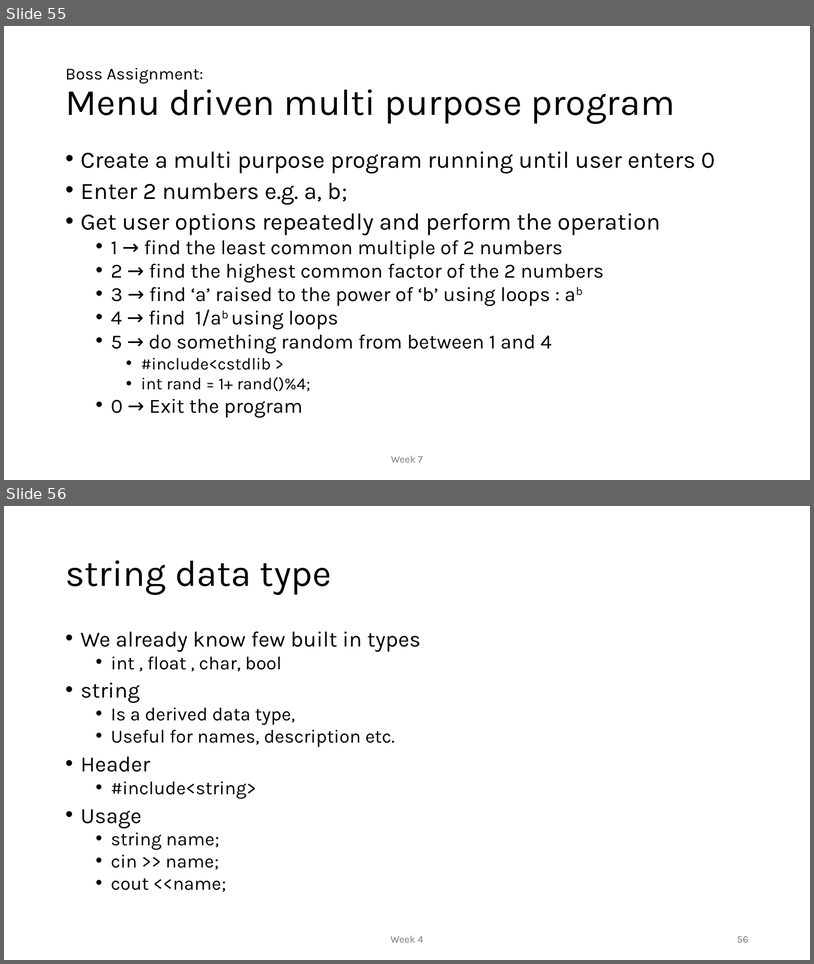
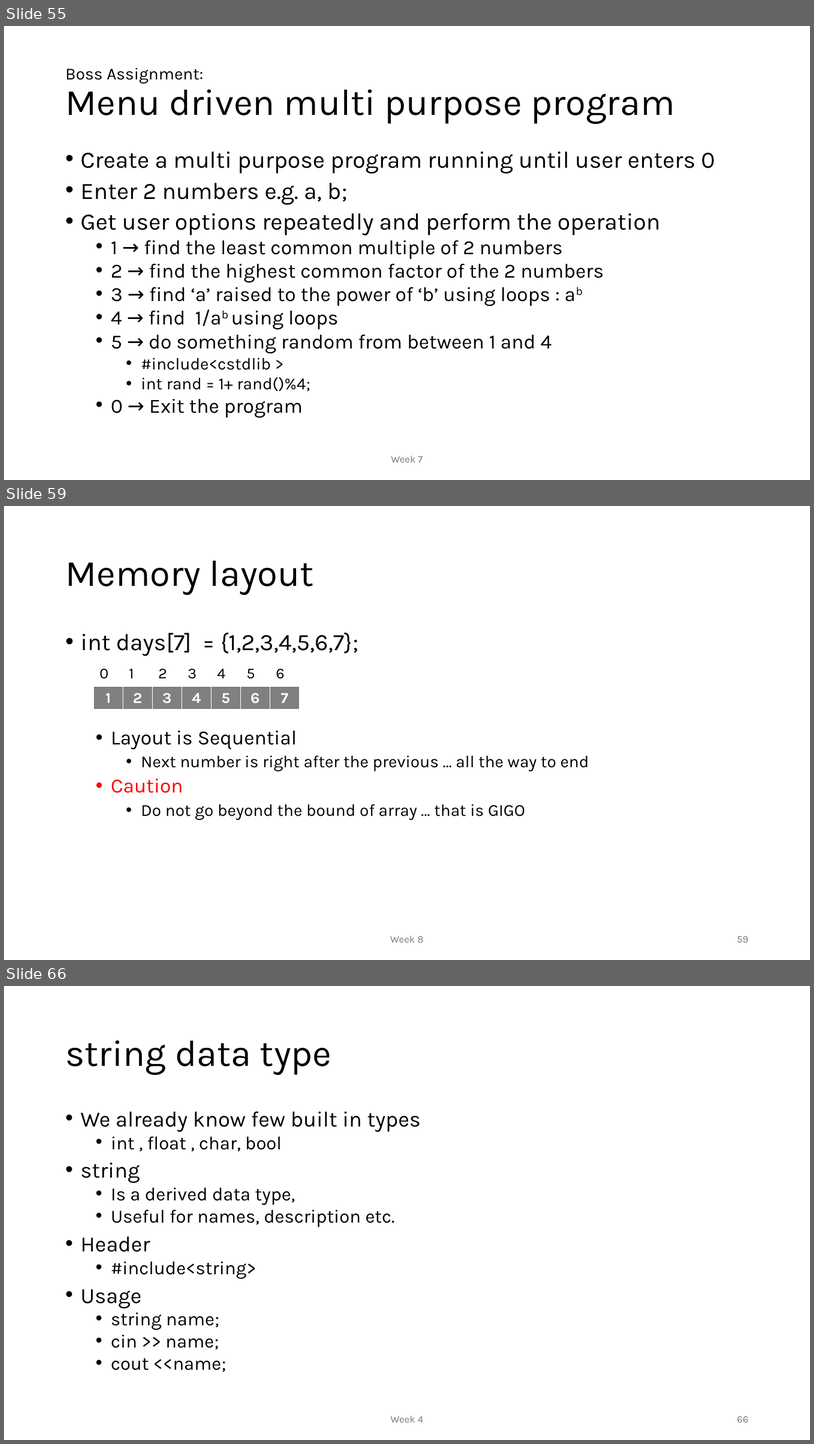
Before and after one commit to MoklaEducation/ems_fall_2025_cpp101, a slide deck: all/Intro to Programming_all.pptx. Shown one above the other, each under a label of ours: slides 55 and 56 before the commit, slides 55, 59 and 66 after it; the slides between them are not shown. The pictures are 814x964 and 814x1444 pixels, drawn with LibreOffice and Linux fonts; fonts in the diff are those of the drawing. Boxes give left, top, right and bottom in pixels: in the first picture for what was removed or moved away, otherwise in the second. Text is boxed around its words. In the diff, an @@ line names an element or a change of style, - is before the commit and + after.

Commit message:
Week 8

```diff
--- a/all/Intro to Programming_all.pptx
+++ b/all/Intro to Programming_all.pptx
@@ slide 59 added at [4, 506, 810, 960], background #FFFFFF @@
@@ title added at [65, 561, 314, 595], 44 pt, text #000000 @@
+Memory layout
@@ text added at [81, 632, 590, 820], 20 pt, text #000000 @@
+• int days[7] = {1,2,3,4,5,6,7};
+  • Layout is Sequential
+    • Next number is right after the previous … all the way to end
+  • Caution
+    • Do not go beyond the bound of array … that is GIGO
@@ table added at [93, 661, 301, 686], 1 rows, 7 columns @@
+0 | 1 | 2 | 3 | 4 | 5 | 6
@@ table added at [93, 686, 301, 711], 1 rows, 7 columns @@
+1 | 2 | 3 | 4 | 5 | 6 | 7
@@ text added at [390, 935, 423, 942], 12 pt, text #797979 @@
+Week 8
@@ page number added at [737, 936, 749, 942], 12 pt, text #797979 @@
+59
@@ what was slide 56 is now slide 66 @@
@@ page number at [737, 1416, 749, 1422]: text changed @@
-56
+66
```
Also in this commit, not shown: 9 other slides added, 1 other file.
